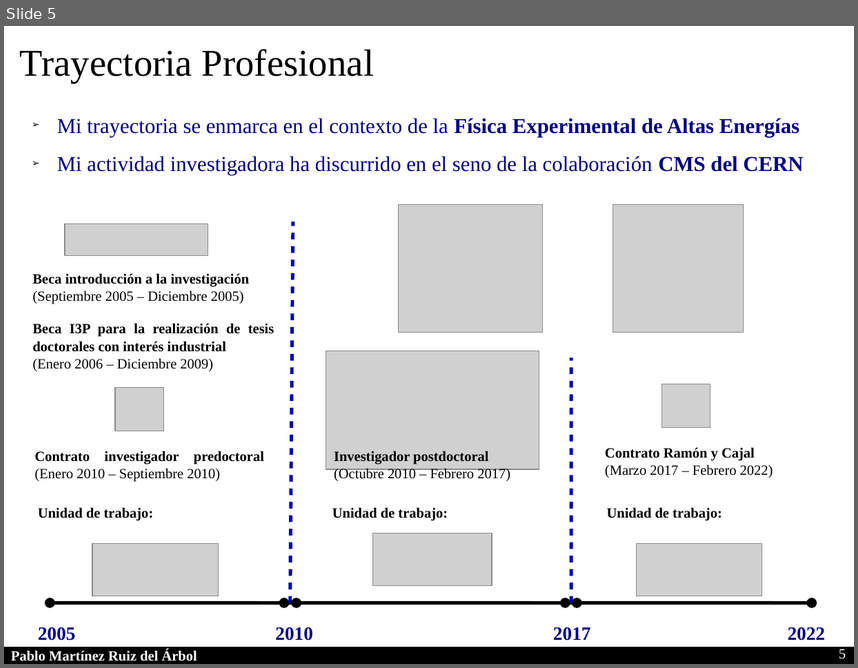
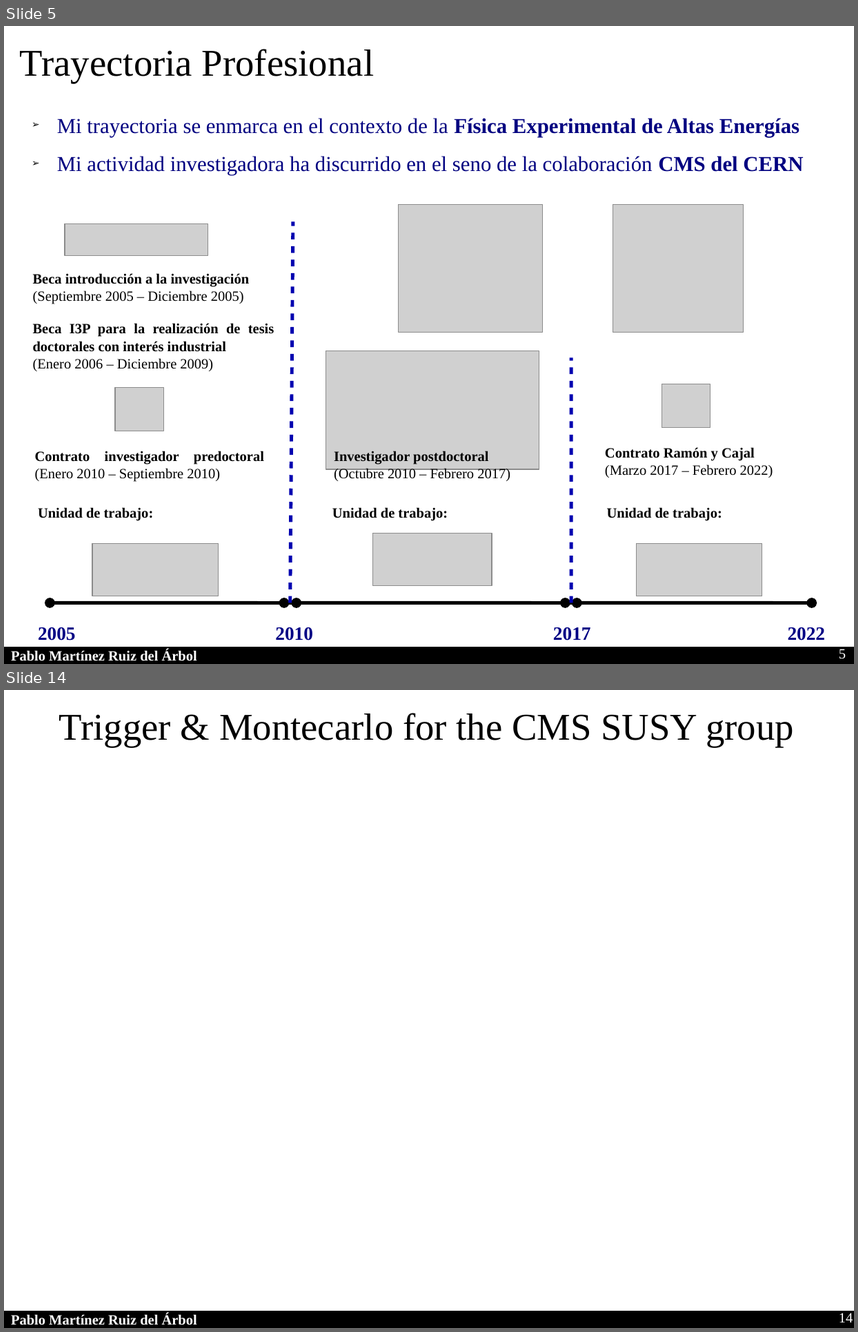
Before and after one commit to parbol/Plaza, a slide deck: Presentacion/Presentacion.odp. Shown one above the other, each under a label of ours: slide 5 before the commit, slides 5 and 14 after it; the slides between them are not shown. The pictures are 858x668 and 858x1332 pixels, drawn with LibreOffice and Linux fonts; fonts in the diff are those of the drawing; grey boxes stand for pictures. Boxes give left, top, right and bottom in pixels: in the first picture for what was removed or moved away, otherwise in the second. Text is boxed around its words. In the diff, an @@ line names an element or a change of style, - is before the commit and + after.

```diff
--- a/Presentacion/Presentacion.odp
+++ b/Presentacion/Presentacion.odp
@@ slide 14 added at (4,690,854,1328), background #FFFFFF; not listed: 2 template elements that a slide beside it also shows @@
@@ text added at (59,713,794,747), 32 pt, text #000000 @@
+Trigger & Montecarlo for the CMS SUSY group
@@ page number added at (839,1312,853,1322), 12 pt, text #FFFFFF @@
+14
```
Also in this commit, not shown: 4 slides changed, 4 other slides added, 2 slides removed.
